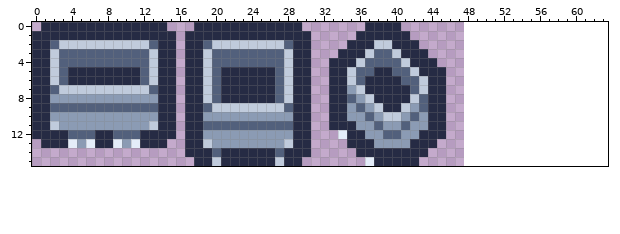
Pixel-art sprite: Assets/Visual/Sprites/Minecart.png. The first picture shows the starting point.
The file is 48x16 pixels. The old version is drawn lined up with the new one, on the new canvas.
New version:
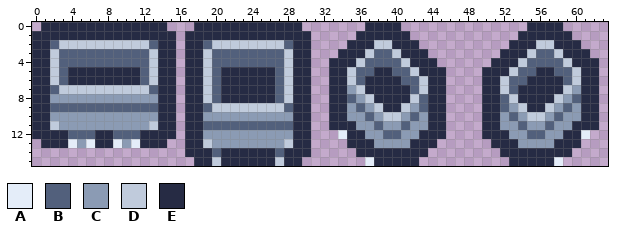
Palette (. is transparent): A #e4edf9  B #52607c  C #8b9bb4  D #c0cbdc  E #262b44
Edits made:
canvas 48x16 -> 64x16
@@ x 48..63 @@
- 0 ................
- 1 ................
- 2 ................
- 3 ................
- 4 ................
- 5 ................
- 6 ................
- 7 ................
- 8 ................
- 9 ................
-10 ................
-11 ................
-12 ................
-13 ................
-14 ................
-15 ................
+ 0 .......EEEE.....
+ 1 ......EEEEEE....
+ 2 .....EEEDDEEE...
+ 3 ....EEEDBBDEEE..
+ 4 ...EEEDBBBBDEEE.
+ 5 ..EEEDBBEEBBDEE.
+ 6 ..EEDBBEEEEBDEE.
+ 7 ..EEDBEEEEEDCEE.
+ 8 ..EEBDEEEEDCBEE.
+ 9 ..EEBCDEEDCBCEE.
+10 ..EECBCDDCBCCEE.
+11 ..EECCBCCBCCEEE.
+12 ..EEECCBBCCEEA..
+13 ...EEECCCCEEE...
+14 ....EEEEEEEE....
+15 .....EEEEEA.....
